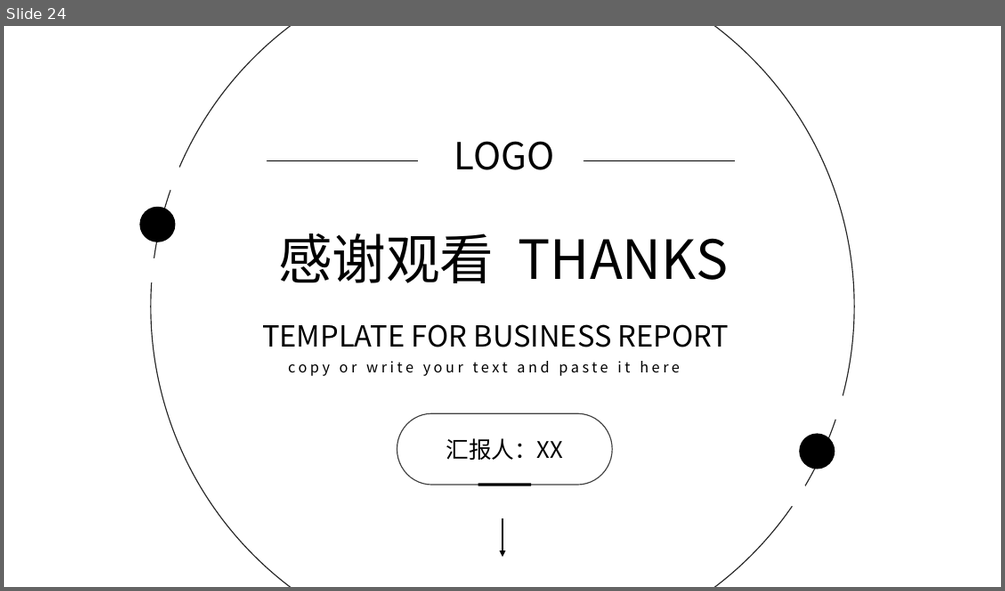
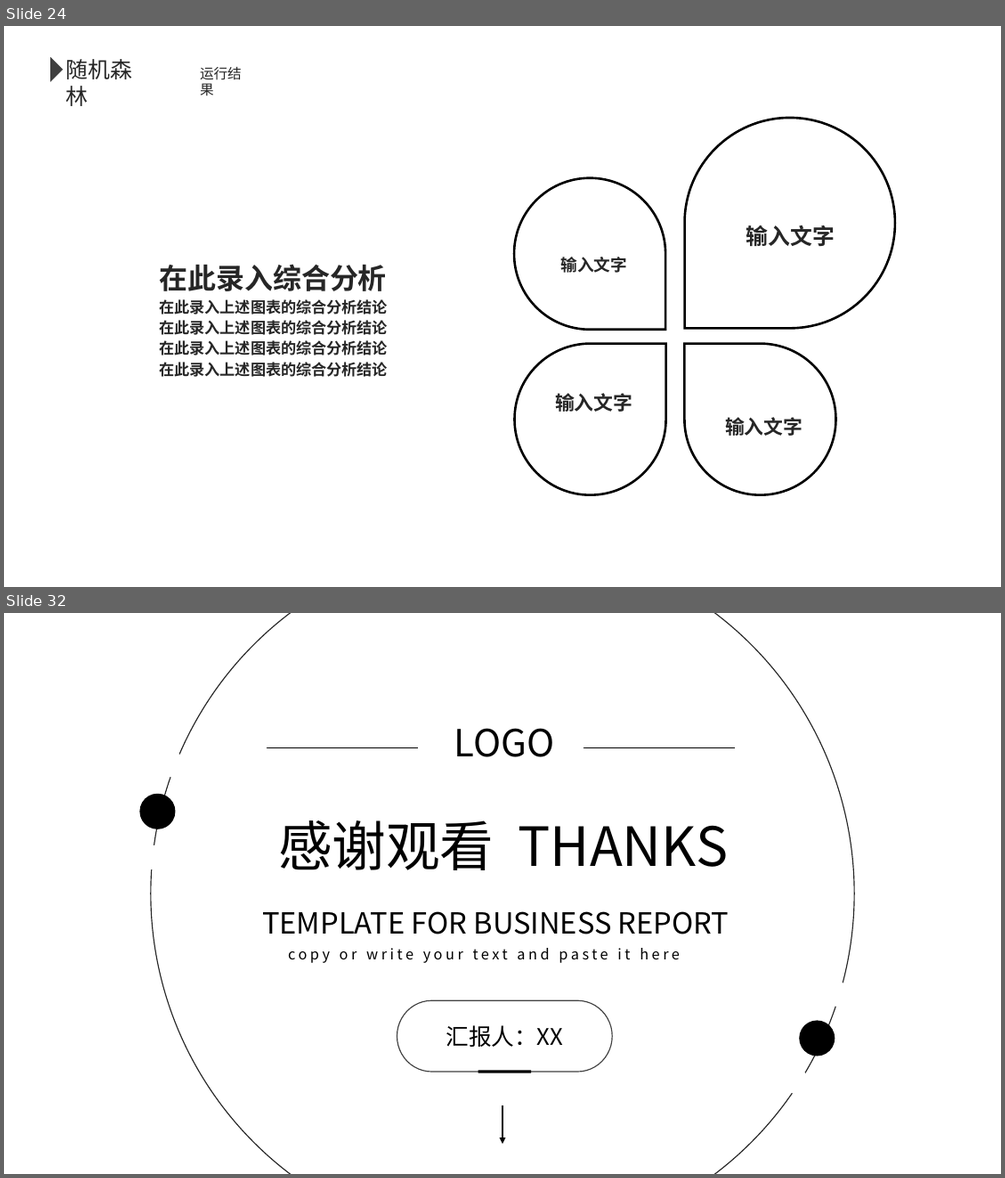
Before and after one commit to MagikarpLL/MachineLearningXD, a slide deck: me/论文/毕业论文/答辩.pptx. Shown one above the other, each under a label of ours: slide 24 before the commit, slides 24 and 32 after it; the slides between them are not shown. The pictures are 1005x591 and 1005x1178 pixels, drawn with LibreOffice and Linux fonts; fonts in the diff are those of the drawing. Boxes give left, top, right and bottom in pixels: in the first picture for what was removed or moved away, otherwise in the second. Text is boxed around its words. In the diff, an @@ line names an element or a change of style, - is before the commit and + after.

```diff
--- a/me/论文/毕业论文/答辩.pptx
+++ b/me/论文/毕业论文/答辩.pptx
@@ slide 24 added at [4, 26, 1001, 587], background #FFFFFF @@
@@ rectangle added at [4, 26, 1001, 587], fill #FFFFFF @@
@@ triangle added at [50, 57, 63, 82], fill #3F3F3F @@
@@ text added at [65, 59, 132, 106], 21.4 pt, text #262626 @@
+随机森林
@@ text added at [200, 67, 242, 96], 13.3 pt, text #262626 @@
+运行结果
@@ text added at [160, 264, 388, 377], 14.7 pt, text #262626, bold @@
+在此录入综合分析
+在此录入上述图表的综合分析结论
+在此录入上述图表的综合分析结论
+在此录入上述图表的综合分析结论
+在此录入上述图表的综合分析结论
@@ group added at [514, 118, 895, 495]: 4 freeform shapes, 4 texts @@
+输入文字
+输入文字
+输入文字
+输入文字
@@ what was slide 24 is now slide 32 @@
```
Also in this commit, not shown: 17 slides changed, 29 other slides added, 3 slides removed, 16 other files.
